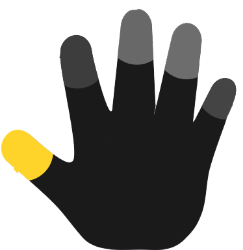
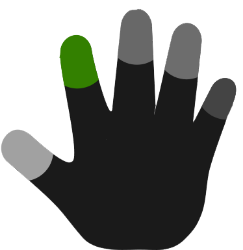
Layer changes from the first 243 x 250 image to the second:
painted on "Layer 1" over [12, 166, 20, 175]
